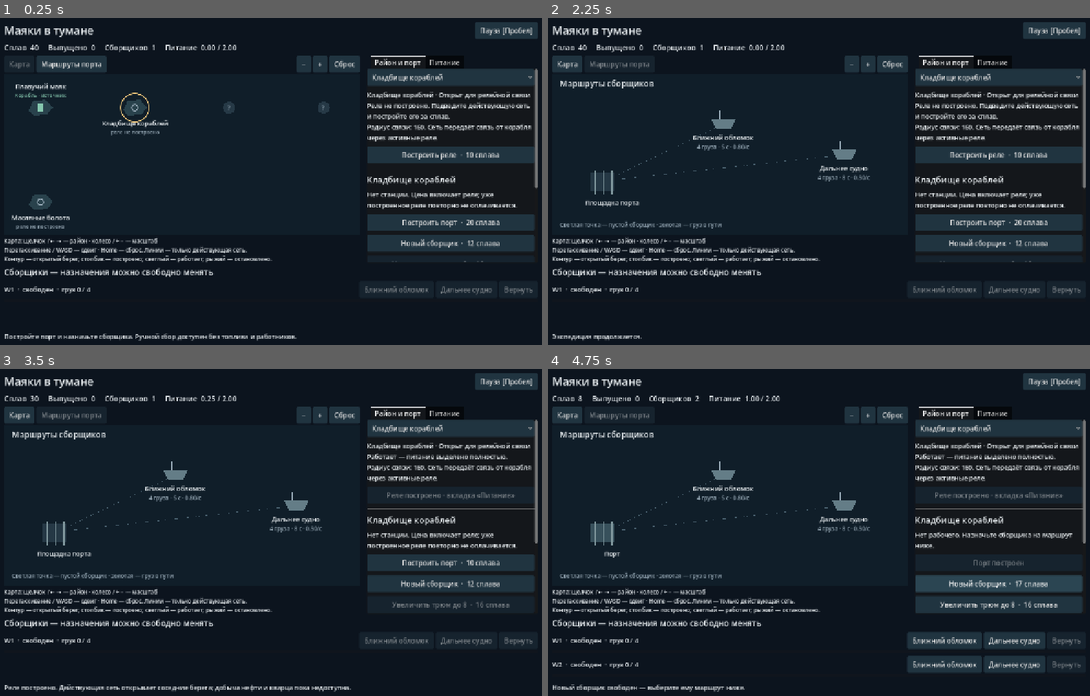
Above: before the commit, frames 1-4 (two rows, left to right).
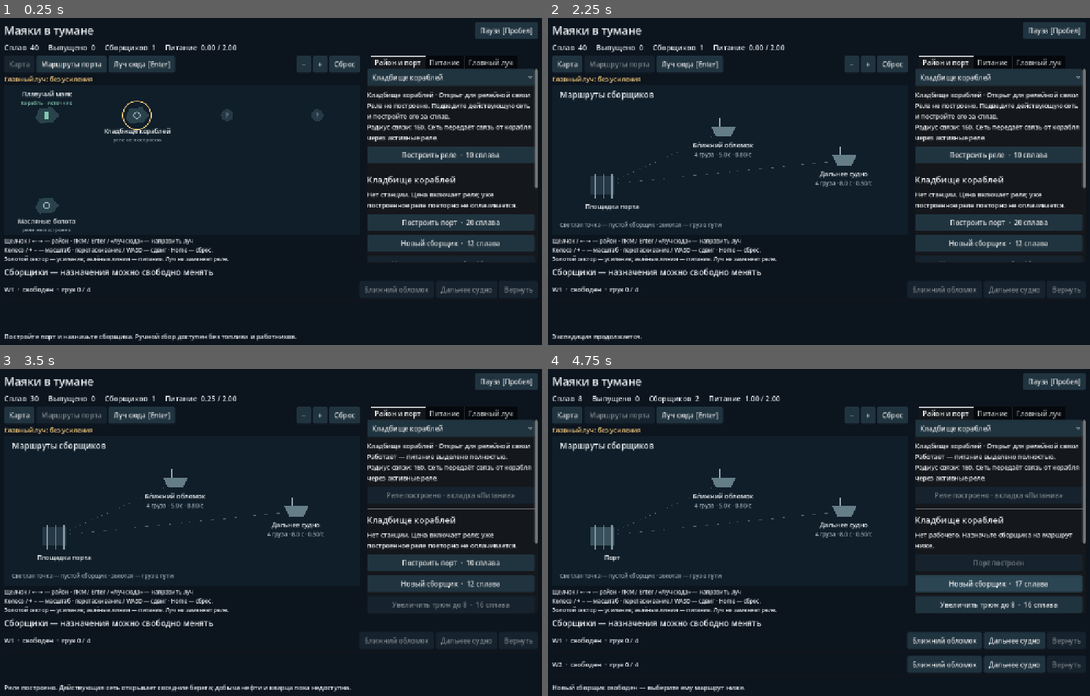
Above: after the commit, the same moments.

Repository: Gra1mond/Game
Game: Godot game, scene res://world/main.tscn
The game is run twice, just before and just after one commit, with the same random seed, the same clock (stepped at 60 frames per second) and the same inputs.
Inputs:
- Up to frame 1 (0.25 s): no input
- Up to frame 2 (2.25 s): click "Пауза [Пробел]" at 0.5 s; click "Продолжить [Пробел]" at 1.25 s; click "Маршруты порта" at 2 s
- Up to frame 3 (3.5 s): click "Построить реле · 10 сплава" at 2.75 s
- Up to frame 4 (4.75 s): click "Построить порт · 10 сплава" at 3.5 s; click "Новый сборщик · 12 сплава" at 4.25 s

The runs differ from the first frame. In frame 1, 3.9% of the frame differs, in the area x 0-95%, y 11-75%; in frame 2, 3.8%; in frame 3, 3.8%; in frame 4, 3.7%.

Commit message:
feat(T05): add directed main beam and safe loading boost

Diff:
--- a/game/content/catalog.gd
+++ b/game/content/catalog.gd
@@ -20,10 +20,14 @@
 const CARGO_HOLD_PRICE: float = 16.0
 const CARGO_HOLD_CAPACITY: float = 8.0
 
+# Net station budget: ship service and the standing main-beam reserve are already excluded.
 const EMERGENCY_POWER: float = 2.0
 const RELAY_RANGE: float = 160.0
 const RELAY_POWER: float = 0.25
 const PORT_POWER: float = 0.75
+const BEAM_RESERVED_POWER: float = 0.25
+const BEAM_TARGETS: Array[String] = ["port", "oil", "quartz"]
+const PORT_BEAM_LOADING_SPEED: float = 2.0
 const MAX_POWER_REQUEST: float = 2.0
 const MIN_PRIORITY: int = -100
 const MAX_PRIORITY: int = 100
--- a/game/core/game_session.gd
+++ b/game/core/game_session.gd
@@ -26,6 +26,19 @@
 		run.last_collect_tick = run.tick
 		_produce("alloy", 1.0)
 		_profile.revision += 1
+		return _result(true)
+	if kind == "beam":
+		if typeof(command.get("target")) != TYPE_STRING:
+			return _result(false, "invalid_command")
+		var target: String = command.target
+		if not target.is_empty():
+			if not ContentCatalog.BEAM_TARGETS.has(target):
+				return _result(false, "unknown_region")
+			if not _network.regions[target].discovered:
+				return _result(false, "not_discovered")
+		if _profile.run.beam_target != target:
+			_profile.run.beam_target = target
+			_profile.revision += 1
 		return _result(true)
 	if kind == "station_enabled":
 		var station_id: String = str(command.get("station", ""))
@@ -198,6 +211,24 @@
 			derived.stations.port.reason = port_power.reason
 			derived.stations.port.active = false
 			derived.stations.port.rate = 0.0
+	var targets: Array[String] = []
+	for region: String in ContentCatalog.BEAM_TARGETS:
+		if derived.regions[region].discovered:
+			targets.append(region)
+	var lit: bool = _profile.run.beam_target == "port"
+	var preview_routes: Dictionary = {}
+	for route: String in ContentCatalog.PORT_ROUTES:
+		preview_routes[route] = {
+			"base": PortRules.route_details(route, derived.capacity, 1.0) if lit else derived.routes[route],
+			"lit": derived.routes[route] if lit else PortRules.route_details(route, derived.capacity, ContentCatalog.PORT_BEAM_LOADING_SPEED),
+		}
+	derived.beam = {
+		"target": _profile.run.beam_target, "targets": targets,
+		"reserved_power": ContentCatalog.BEAM_RESERVED_POWER,
+		"port_loading_speed": ContentCatalog.PORT_BEAM_LOADING_SPEED,
+		"port_routes": preview_routes,
+		"active": lit and derived.stations.port.active,
+	}
 	return result
 
 func export_profile() -> Dictionary:
--- a/game/core/port_rules.gd
+++ b/game/core/port_rules.gd
@@ -3,19 +3,23 @@
 
 static func advance(run: Dictionary, delta: float) -> float:
 	var delivered := 0.0
+	var port_loading_speed: float = loading_speed(run)
 	for worker_id: String in run.workers:
 		var worker: Dictionary = run.workers[worker_id]
 		if worker.assignment != "port":
 			continue
 		var route: Dictionary = ContentCatalog.PORT_ROUTES[worker.target]
 		var duration: float = route.loading_seconds if worker.phase == "loading" else route.travel_seconds
-		worker.phase_progress += delta
+		var speed: float = port_loading_speed if worker.phase == "loading" else 1.0
+		worker.phase_progress += delta * speed
 		if worker.phase_progress + 0.00000001 < duration:
 			continue
-		worker.phase_progress = maxf(0.0, worker.phase_progress - duration)
+		# Carry elapsed time across phases, not accelerated loading-work units.
+		worker.phase_progress = maxf(0.0, worker.phase_progress - duration) / speed
 		match worker.phase:
 			"outbound":
 				worker.phase = "loading"
+				worker.phase_progress *= port_loading_speed
 			"loading":
 				worker.cargo = minf(capacity(run), route.cargo_limit)
 				worker.phase = "returning"
@@ -44,11 +48,15 @@
 static func capacity(run: Dictionary) -> float:
 	return ContentCatalog.CARGO_HOLD_CAPACITY if run.upgrades.get("cargo_hold", 0) > 0 else ContentCatalog.WORKER_CAPACITY
 
+static func loading_speed(run: Dictionary) -> float:
+	return ContentCatalog.PORT_BEAM_LOADING_SPEED if run.beam_target == "port" else 1.0
+
 static func describe(run: Dictionary) -> Dictionary:
 	var hold_capacity: float = capacity(run)
+	var speed: float = loading_speed(run)
 	var routes: Dictionary = {}
 	for target: String in ContentCatalog.PORT_ROUTES:
-		routes[target] = route_details(target, hold_capacity)
+		routes[target] = route_details(target, hold_capacity, speed)
 	var workers: Dictionary = {}
 	var total_rate := 0.0
 	var assigned := 0
@@ -56,8 +64,9 @@
 		var worker: Dictionary = run.workers[id]
 		var route: Dictionary = routes[worker.target]
 		var duration: float = route.loading_seconds if worker.phase == "loading" else route.travel_seconds
+		var work: float = ContentCatalog.PORT_ROUTES[worker.target].loading_seconds if worker.phase == "loading" else duration
 		workers[id] = {
-			"progress": clampf(float(worker.phase_progress) / duration, 0.0, 1.0),
+			"progress": clampf(float(worker.phase_progress) / work, 0.0, 1.0),
 			"phase_seconds": duration, "capacity": hold_capacity, "routes": routes,
 		}
 		if worker.assignment == "port":
@@ -68,8 +77,8 @@
 	return {
 		"workers": workers, "routes": routes, "capacity": hold_capacity,
 		"upgraded_routes": {
-			"near": route_details("near", ContentCatalog.CARGO_HOLD_CAPACITY),
-			"far": route_details("far", ContentCatalog.CARGO_HOLD_CAPACITY),
+			"near": route_details("near", ContentCatalog.CARGO_HOLD_CAPACITY, speed),
+			"far": route_details("far", ContentCatalog.CARGO_HOLD_CAPACITY, speed),
 		},
 		"stations": {"port": {"reason": "not_built" if not built else ("working" if assigned > 0 else "no_worker"),
 			"active": built and assigned > 0, "rate": total_rate, "assigned_workers": assigned}},
@@ -78,11 +87,12 @@
 			"cost": {"alloy": ContentCatalog.CARGO_HOLD_PRICE}, "next_capacity": ContentCatalog.CARGO_HOLD_CAPACITY}},
 	}
 
-static func route_details(target: String, hold_capacity: float) -> Dictionary:
+static func route_details(target: String, hold_capacity: float, speed: float) -> Dictionary:
 	var base: Dictionary = ContentCatalog.PORT_ROUTES[target]
 	var cargo: float = minf(hold_capacity, float(base.cargo_limit))
-	var cycle: float = float(base.travel_seconds) * 2.0 + float(base.loading_seconds)
+	var loading: float = float(base.loading_seconds) / speed
+	var cycle: float = float(base.travel_seconds) * 2.0 + loading
 	return {
 		"name": base.name, "cargo": cargo, "travel_seconds": base.travel_seconds,
-		"loading_seconds": base.loading_seconds, "cycle_seconds": cycle, "rate": cargo / cycle,
+		"loading_seconds": loading, "cycle_seconds": cycle, "rate": cargo / cycle,
 	}
--- /dev/null
+++ b/game/tests/cases/test_beam.gd
@@ -0,0 +1,65 @@
+extends RefCounted
+
+func test_beam_shortens_loading_but_pays_only_after_delivery() -> Array:
+	var lit := GameSession.new()
+	var base := GameSession.new()
+	for session: GameSession in [lit, base]:
+		session.new_profile(51)
+		session.dispatch({"type": "build", "kind": "port"})
+		session.dispatch({"type": "assign", "worker": "w1", "station": "port"})
+	var aimed: Dictionary = lit.dispatch({"type": "beam", "target": "port"})
+	if not aimed.accepted:
+		return ["An illuminated port must accept the main beam: " + str(aimed.reason_code)]
+	lit.advance(4.4)
+	if lit.snapshot().run.lifetime_produced.alloy != 0:
+		return ["Faster loading must not pay cargo before its return"]
+	lit.advance(0.1)
+	base.advance(4.5)
+	if lit.snapshot().run.lifetime_produced.alloy != 4 or base.snapshot().run.lifetime_produced.alloy != 0:
+		return ["2s outward + 0.5s lit loading + 2s return delivers four at 4.5s, before the baseline 5s"]
+	return []
+
+func test_aiming_mid_load_preserves_work_and_updates_forecast() -> Array:
+	var session := GameSession.new()
+	session.new_profile(52)
+	session.dispatch({"type": "build", "kind": "port"})
+	session.dispatch({"type": "assign", "worker": "w1", "station": "port"})
+	session.advance(2.5)
+	session.dispatch({"type": "beam", "target": "port"})
+	var state: Dictionary = session.snapshot()
+	if not is_equal_approx(state.derived.workers.w1.progress, 0.5):
+		return ["Half-completed loading stays half-completed when the beam changes"]
+	if not is_equal_approx(state.derived.workers.w1.phase_seconds, 0.5) or not is_equal_approx(state.derived.routes.near.rate, 8.0 / 9.0):
+		return ["The forecast must use 0.5s loading and four cargo per 4.5s route"]
+	session.advance(2.3)
+	if session.snapshot().run.lifetime_produced.alloy != 4:
+		return ["The remaining half-load must finish in 0.25s, then return without restarting work"]
+	return []
+
+func test_switching_cannot_turn_loading_work_into_free_travel_or_cargo() -> Array:
+	var session := GameSession.new()
+	session.new_profile(53)
+	session.dispatch({"type": "build", "kind": "port"})
+	session.dispatch({"type": "assign", "worker": "w1", "station": "port"})
+	session.advance(2.3)
+	var before: Dictionary = session.snapshot()
+	for i in range(100):
+		session.dispatch({"type": "beam", "target": "port"})
+		session.dispatch({"type": "beam", "target": "oil"})
+	var switched: Dictionary = session.snapshot()
+	if switched.run.workers != before.run.workers or switched.run.wallet != before.run.wallet or switched.derived.consumers != before.derived.consumers:
+		return ["Aiming alone must not move cargo, complete work, or redistribute relay power"]
+	session.dispatch({"type": "beam", "target": "port"})
+	session.advance(2.3)
+	if session.snapshot().run.lifetime_produced.alloy != 0:
+		return ["0.3s baseline load + 0.35s doubled load + travel cannot pay before 4.65s (tick 4.7s)"]
+	session.advance(0.1)
+	if session.snapshot().run.lifetime_produced.alloy != 4:
+		return ["The same partially loaded route must deliver once at 4.7s"]
+	for i in range(100):
+		session.dispatch({"type": "beam", "target": ""})
+		session.dispatch({"type": "beam", "target": "port"})
+	session.advance(4.5)
+	if session.snapshot().run.lifetime_produced.alloy != 8:
+		return ["Further zero-time switches cannot duplicate the next cargo"]
+	return []
--- a/game/world/main.gd
+++ b/game/world/main.gd
@@ -62,6 +62,13 @@
 var _collect_held := false
 var _selected_region := "port"
 var _detail_open := false
+var _aim_button: Button
+var _beam_select: OptionButton
+var _beam_apply: Button
+var _beam_status: Label
+var _beam_preview: Label
+var _beam_caption: Label
+var _beam_preview_target := ""
 
 func _ready() -> void:
 	session.new_profile(1)
@@ -120,12 +127,18 @@
 	navigation.add_child(_map_button)
 	_port_button = _button("Маршруты порта", "ShowPort", show_port)
 	navigation.add_child(_port_button)
+	_aim_button = _button("Луч сюда [Enter]", "AimBeam", func() -> void: dispatch_command({"type": "beam", "target": _selected_region}))
+	navigation.add_child(_aim_button)
 	var spacer := Control.new()
 	spacer.size_flags_horizontal = Control.SIZE_EXPAND_FILL
 	navigation.add_child(spacer)
 	navigation.add_child(_button("−", "ZoomOut", func() -> void: map_view.change_zoom(1.0 / 1.2)))
 	navigation.add_child(_button("+", "ZoomIn", func() -> void: map_view.change_zoom(1.2)))
 	navigation.add_child(_button("Сброс", "ResetMap", func() -> void: map_view.reset_view()))
+	_beam_caption = _label("", 15)
+	_beam_caption.name = "BeamCaption"
+	_beam_caption.add_theme_color_override("font_color", Color("f5cb7d"))
+	chart.add_child(_beam_caption)
 	var viewport := Control.new()
 	viewport.custom_minimum_size = Vector2(360, 260)
 	viewport.size_flags_vertical = Control.SIZE_EXPAND_FILL
@@ -135,6 +148,7 @@
 	map_view.set_anchors_and_offsets_preset(Control.PRESET_FULL_RECT)
 	viewport.add_child(map_view)
 	map_view.region_selected.connect(select_region)
+	map_view.beam_requested.connect(func(region: String) -> void: dispatch_command({"type": "beam", "target": region}))
 	harbor = PortView.new()
 	harbor.name = "PortView"
 	harbor.set_anchors_and_offsets_preset(Control.PRESET_FULL_RECT)
@@ -142,7 +156,7 @@
 	harbor.hide()
 	var legend := _wrapped_label()
 	legend.add_theme_font_size_override("font_size", 13)
-	legend.text = "Карта: щелчок / ← → — район · колесо / + − — масштаб\nПеретаскивание / WASD — сдвиг · Home — сброс. Линии — только действующая сеть.\nКонтур — открытый берег; столбик — построено; светлый — работает; рыжий — остановлено."
+	legend.text = "Щелчок / ← → — район · ПКМ / Enter / «Луч сюда» — направить луч\nКолесо / + − — масштаб · перетаскивание / WASD — сдвиг · Home — сброс.\nЗолотой сектор — усиление; зелёные линии — питание. Луч не заменяет реле."
 	chart.add_child(legend)
 	_sidebar_tabs = TabContainer.new()
 	_sidebar_tabs.name = "SidebarTabs"
@@ -186,6 +200,21 @@
 	var power_help := _wrapped_label()
 	power_help.text = "Выше приоритет — раньше питание. Запрос выделяется целиком, не частично. Реле и станция порта независимы: сначала нужна действующая цепь от корабля. Измените поля и нажмите «Применить»."
 	_network_container.add_child(power_help)
+	var beam_panel := _scroll_tab("Главный луч")
+	_beam_status = _wrapped_label()
+	_beam_status.name = "BeamStatus"
+	beam_panel.add_child(_beam_status)
+	_beam_select = OptionButton.new()
+	_beam_select.name = "BeamSelect"
+	_beam_select.item_selected.connect(func(index: int) -> void:
+		_beam_preview_target = str(_beam_select.get_item_metadata(index))
+		_refresh())
+	beam_panel.add_child(_beam_select)
+	_beam_preview = _wrapped_label()
+	_beam_preview.name = "BeamPreview"
+	beam_panel.add_child(_beam_preview)
+	_beam_apply = _button("Направить луч", "ApplyBeam", func() -> void: dispatch_command({"type": "beam", "target": _beam_preview_target}))
+	beam_panel.add_child(_beam_apply)
 	layout.add_child(_label("Сборщики — назначения можно свободно менять", 19))
 	var worker_scroll := ScrollContainer.new()
 	worker_scroll.name = "Workers"
@@ -217,6 +246,8 @@
 	if not map_view.select_region(region):
 		return false
 	_selected_region = region
+	if session.snapshot().derived.beam.targets.has(region):
+		_beam_preview_target = region
 	if _detail_open and region != "port":
 		show_map()
 	_refresh()
@@ -261,6 +292,7 @@
 			"relay": status.text = "Реле включено. Проверьте связь и питание ветки." if command.enabled else "Реле выключено. Зависимые ветки остановлены, груз и фазы сохранены."
 			"station_enabled": status.text = "Станция включена. Проверьте питание и назначения." if command.enabled else "Станция выключена. Реле продолжает независимо передавать связь."
 			"power": status.text = "Запрос и приоритет применены. Распределение сети пересчитано; проверьте фактическую мощность и причину остановки."
+			"beam": status.text = "Направление луча изменено. Сеть продолжает работать; груз и выполненная работа сохранены."
 			"pause": status.text = "Пауза" if paused else "Экспедиция продолжается."
 			_: status.text = "Сплав получен."
 	else:
@@ -311,7 +343,7 @@
 	for target: String in details.routes:
 		var route: Dictionary = details.routes[target]
 		var upgraded_route: Dictionary = details.upgraded_routes[target]
-		route_lines.append("%s\n%.0f груза / %.0f с = %.2f/с\nС увеличенным трюмом: %.2f/с" % [route.name, route.cargo, route.cycle_seconds, route.rate, upgraded_route.rate])
+		route_lines.append("%s\n%.0f груза / %.1f с = %.2f/с\nС увеличенным трюмом: %.2f/с" % [route.name, route.cargo, route.cycle_seconds, route.rate, upgraded_route.rate])
 	_route_label.text = "\n\n".join(route_lines)
 	for id: String in state.run.workers:
 		if not _worker_rows.has(id):
@@ -332,6 +364,7 @@
 	map_view.select_region(_selected_region)
 	_refresh_region(details)
 	_refresh_power(details)
+	_refresh_beam(details)
 	harbor.present(state)
 
 func _refresh_region(details: Dictionary) -> void:
@@ -357,6 +390,39 @@
 	_relay_button.disabled = paused or region.built or not region.unlocked or not region.reachable
 	if not region.built and not region.reachable:
 		_region_label.text += "\nСначала включите и запитайте соседнее реле: район вне действующей сети."
+
+func _refresh_beam(details: Dictionary) -> void:
+	var beam: Dictionary = details.beam
+	_beam_caption.text = "Главный луч: без усиления" if str(beam.target).is_empty() else "Главный луч → " + str(details.regions[beam.target].name)
+	_aim_button.disabled = paused or not beam.targets.has(_selected_region)
+	if _beam_select.item_count != beam.targets.size() + 1:
+		_beam_select.clear()
+		_beam_select.add_item("Без усиления")
+		_beam_select.set_item_metadata(0, "")
+		for region: String in beam.targets:
+			_beam_select.add_item(str(details.regions[region].name))
+			_beam_select.set_item_metadata(_beam_select.item_count - 1, region)
+	var selected_index := 0
+	for index in range(_beam_select.item_count):
+		if _beam_select.get_item_metadata(index) == _beam_preview_target:
+			selected_index = index
+	_beam_select.select(selected_index)
+	_beam_select.disabled = paused
+	_beam_apply.disabled = paused or _beam_preview_target == beam.target
+	var target_name: String = "без усиления" if str(beam.target).is_empty() else str(details.regions[beam.target].name)
+	var effect: String = "Порт работает без бонуса главного луча."
+	if beam.target == "port":
+		effect = "Скорость погрузки ×%.1f; дорога и груз не меняются." % beam.port_loading_speed
+		if not beam.active:
+			effect += "\nНе действует: " + str(NETWORK_REASONS.get(details.stations.port.reason, details.stations.port.reason))
+	_beam_status.text = "Сейчас: %s\n%s\nСлужебный резерв луча %.2f уже учтён до бюджета станций %.2f; переключение бесплатно." % [target_name, effect, beam.reserved_power, details.power_capacity]
+	var preview_lit: bool = _beam_preview_target == "port"
+	var lines: PackedStringArray = ["После направления: погрузка порта ×%.1f" % (beam.port_loading_speed if preview_lit else 1.0)]
+	for route: String in beam.port_routes:
+		var forecast: Dictionary = beam.port_routes[route].lit if preview_lit else beam.port_routes[route].base
+		lines.append("%s: %.1f с на цикл, %.2f сплава/с" % [forecast.name, forecast.cycle_seconds, forecast.rate])
+	lines.append("Прогноз при работающем питании. Добыча других районов пока не построена; наведение не создаёт производство.")
+	_beam_preview.text = "\n\n".join(lines)
 
 func _refresh_power(details: Dictionary) -> void:
 	_power_summary.text = "Аварийное питание: %.2f / %.2f\nРадиус реле: %.0f. Остановленная ветка сохраняет груз и пройденную часть маршрута." % [details.power_used, details.power_capacity, details.range]
--- a/game/world/map_view.gd
+++ b/game/world/map_view.gd
@@ -1,6 +1,7 @@
 extends Control
 
 signal region_selected(region: String)
+signal beam_requested(region: String)
 
 const INK := Color("e8edf0")
 const MUTED := Color("9caebb")
@@ -101,6 +102,16 @@
 	if _state.is_empty():
 		return
 	if event is InputEventMouseButton:
+		if event.button_index == MOUSE_BUTTON_RIGHT and event.pressed:
+			grab_focus()
+			for id: String in _state.derived.beam.targets:
+				if event.position.distance_to(region_screen_position(id)) <= 35.0:
+					select_region(id)
+					region_selected.emit(id)
+					beam_requested.emit(id)
+					break
+			accept_event()
+			return
 		if event.button_index == MOUSE_BUTTON_WHEEL_UP and event.pressed:
 			change_zoom(1.2)
 			accept_event()
@@ -136,6 +147,9 @@
 			KEY_PLUS, KEY_EQUAL, KEY_KP_ADD: change_zoom(1.2)
 			KEY_MINUS, KEY_KP_SUBTRACT: change_zoom(1.0 / 1.2)
 			KEY_HOME: reset_view()
+			KEY_ENTER, KEY_KP_ENTER:
+				if _state.derived.beam.targets.has(_selected):
+					beam_requested.emit(_selected)
 			_: return
 		accept_event()
 
@@ -144,6 +158,15 @@
 	if _state.is_empty():
 		return
 	var font := ThemeDB.fallback_font
+	var beam_target: String = _state.derived.beam.target
+	if not beam_target.is_empty():
+		var origin := region_screen_position("ship")
+		var destination := region_screen_position(beam_target)
+		var direction := destination - origin
+		var sector := PackedVector2Array([origin, origin + direction.rotated(-0.14) * 1.15, origin + direction.rotated(0.14) * 1.15])
+		draw_colored_polygon(sector, Color(GOLD, 0.12))
+		draw_dashed_line(origin, destination, GOLD, 2.0, 8.0)
+		draw_arc(destination, 24, 0, TAU, 36, GOLD, 2.0, true)
 	for link: Array in _state.derived.links:
 		var start := region_screen_position(str(link[0]))
 		var end := region_screen_position(str(link[1]))
--- a/game/world/port_view.gd
+++ b/game/world/port_view.gd
@@ -46,7 +46,7 @@
 		draw_colored_polygon(hull, Color("647d87"))
 		draw_line(destination + Vector2(-8, -13), destination + Vector2(-8, -33), MUTED, 3.0)
 		draw_string(font, destination + Vector2(-80, 37), route.name, HORIZONTAL_ALIGNMENT_CENTER, 160, 15, INK)
-		draw_string(font, destination + Vector2(-80, 58), "%.0f груза · %.0f с · %.2f/с" % [route.cargo, route.cycle_seconds, route.rate], HORIZONTAL_ALIGNMENT_CENTER, 160, 13, MUTED)
+		draw_string(font, destination + Vector2(-80, 58), "%.0f груза · %.1f с · %.2f/с" % [route.cargo, route.cycle_seconds, route.rate], HORIZONTAL_ALIGNMENT_CENTER, 160, 13, MUTED)
 	var built: bool = _state.run.stations.has("port")
 	draw_rect(Rect2(home - Vector2(35, 20), Vector2(56, 44)), Color("38515c") if built else Color("253845"))
 	for offset: int in [-24, -4, 16]:
@@ -60,7 +60,7 @@
 		if worker.assignment != "port":
 			continue
 		var details: Dictionary = _state.derived.workers[id]
-		var progress: float = clampf((float(worker.phase_progress) + (0.0 if _state.paused or not _physically_powered() else _render_elapsed)) / float(details.phase_seconds), 0.0, 1.0)
+		var progress: float = clampf(float(details.progress) + (0.0 if _state.paused or not _physically_powered() else _render_elapsed / float(details.phase_seconds)), 0.0, 1.0)
 		var destination := _target(worker.target) + lane
 		var position_on_route := destination
 		if worker.phase == "outbound":
Not shown, added: game/tests/cases/test_beam.gd.uid
Not shown, changed: PRODUCT.md
Not shown, changed: codex.md
Not shown, changed: docs/implementation-plan/ARCHITECTURE.md
Not shown, changed: docs/implementation-plan/ART-AND-ASSETS.md
Not shown, changed: docs/implementation-plan/CREW-AND-TALENTS.md
Not shown, changed: docs/implementation-plan/DECISIONS.md
Not shown, changed: docs/implementation-plan/ECONOMY.md
Not shown, changed: docs/implementation-plan/IDEA.md
Not shown, changed: docs/implementation-plan/STATE-AND-SAVE.md
Not shown, changed: docs/implementation-plan/VERIFICATION.md
Not shown, changed: docs/implementation-plan/tickets/T04-network.md
(and 1 more such lines)
